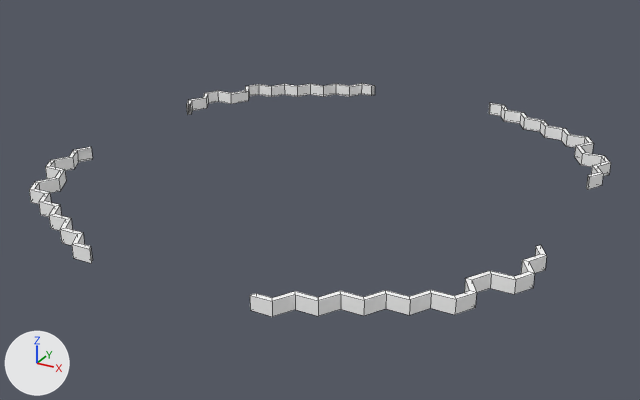
Two versions of the FBX model Project Free Fall/Assets/Art Assets/VFX/ArenaSteam/ArenaSteam_Stage03.fbx, one commit apart.
Both versions are drawn from a 50 mm lens placed at (20.6, -38.4, 17.1), pointed at (-0.1, -0.8, -1.7). Lighting does not change. The marker at lower left points along +X, +Y and +Z. Mesh edges are drawn as thin lines. Where no turn or scale is listed for an object, it has been applied to the vertices.

In view in the first picture: 'Stage03'.
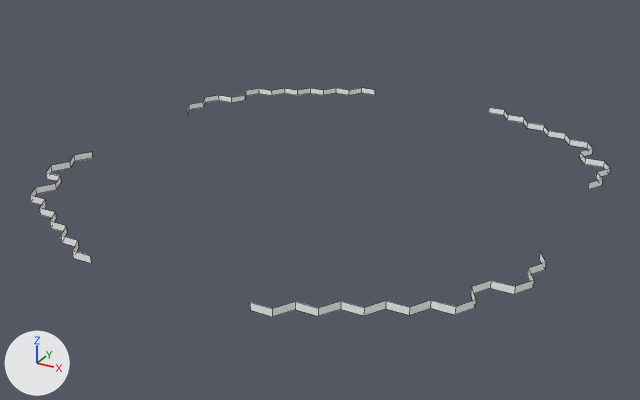
Location of each change, (x1, y1, x2, y2) in pixels of the pictures (640 x 400 px):
'Stage03', reshaped
    before: (29, 84, 611, 317)
    after: (30, 88, 610, 317)
part 1 of me_mesh, cut back
    before: (250, 245, 547, 317)
    after: (250, 252, 546, 317)
part 2 of me_mesh, cut back
    before: (29, 147, 93, 263)
    after: (30, 152, 93, 263)
part 3 of me_mesh, cut back
    before: (489, 103, 611, 189)
    after: (489, 108, 610, 189)
part 4 of me_mesh, cut back
    before: (187, 84, 375, 115)
    after: (187, 88, 375, 114)

The change, as a diff of the scene's bpy script:
```diff
--- a/Project Free Fall/Assets/Art Assets/VFX/ArenaSteam/ArenaSteam_Stage03.fbx.py
+++ b/Project Free Fall/Assets/Art Assets/VFX/ArenaSteam/ArenaSteam_Stage03.fbx.py
@@ me_mesh @@
 # used by ob_stage03; location = (0.0, 0.0, -0.09)
-me_mesh.from_pydata(...)  # 288 vertices, 271 faces; spans x -13.0..13.0, y -13.9..13.9, z -0.3..0.3
+me_mesh.from_pydata(...)  # 144 vertices, 68 faces; spans x -13.0..13.0, y -13.9..13.9, z -0.3..0.0
+# me_mesh part 1
+# 36 vertices are removed from x 4.1..12.7, y -13.6..-4.6, z -0.3..0.3
+# 51 faces are deleted
+# 18 vertices in x 4.0..13.0, y -13.9..-4.3, z 0.3 move by (0.0, 0.0, -0.3)
+# me_mesh part 2
+# 36 vertices are removed from x -12.7..-4.1, y -13.6..-4.3, z -0.3..0.3
+# 51 faces are deleted
+# 17 vertices in x -13.0..-4.0, y -13.9..-5.2, z 0.3 move by (0.0, 0.0, -0.3)
+# 1 vertex moves from x -12.4, y -4.6, z -0.3 to x -12.5, y -4.3, z 0.0
+# 1 new face joins them
+# me_mesh part 3
+# 36 vertices are removed from x 4.1..12.7, y 4.6..13.6, z -0.3..0.3
+# 51 faces are deleted
+# 18 vertices in x 4.0..13.0, y 4.3..13.9, z 0.3 move by (0.0, 0.0, -0.3)
+# me_mesh part 4
+# 36 vertices are removed from x -12.7..-4.1, y 4.6..13.6, z -0.3..0.3
+# 51 faces are deleted
+# 18 vertices in x -13.0..-4.0, y 4.3..13.9, z 0.3 move by (0.0, 0.0, -0.3)
 me_mesh.materials.append(mat_yellow)
```
